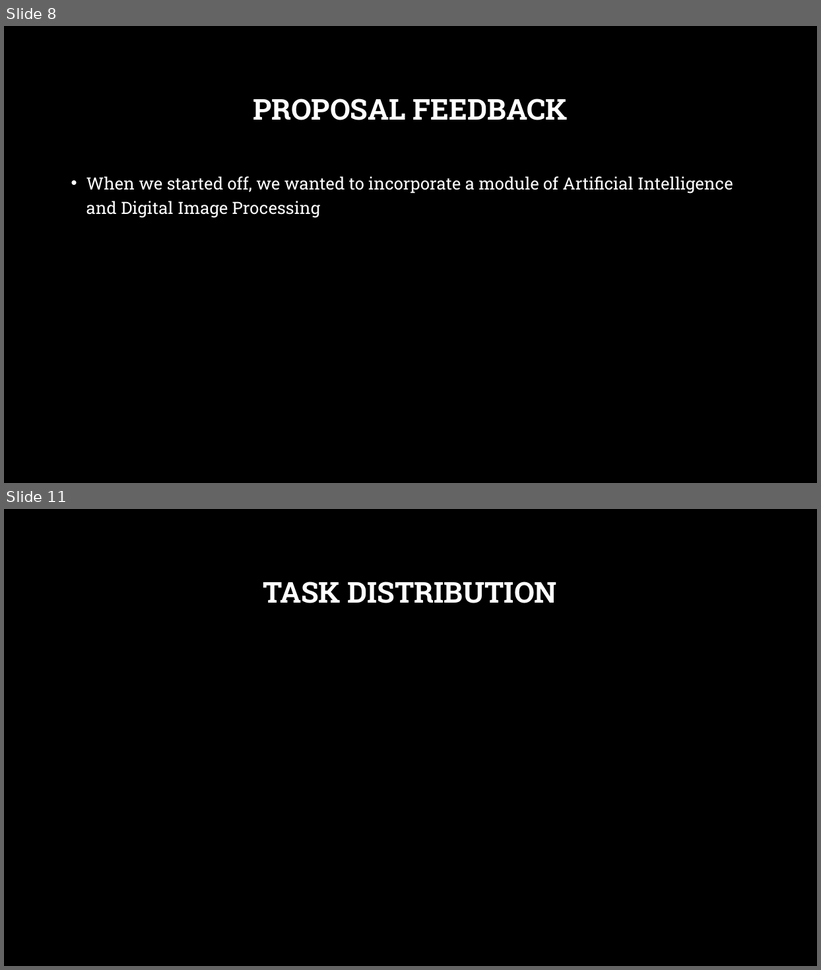
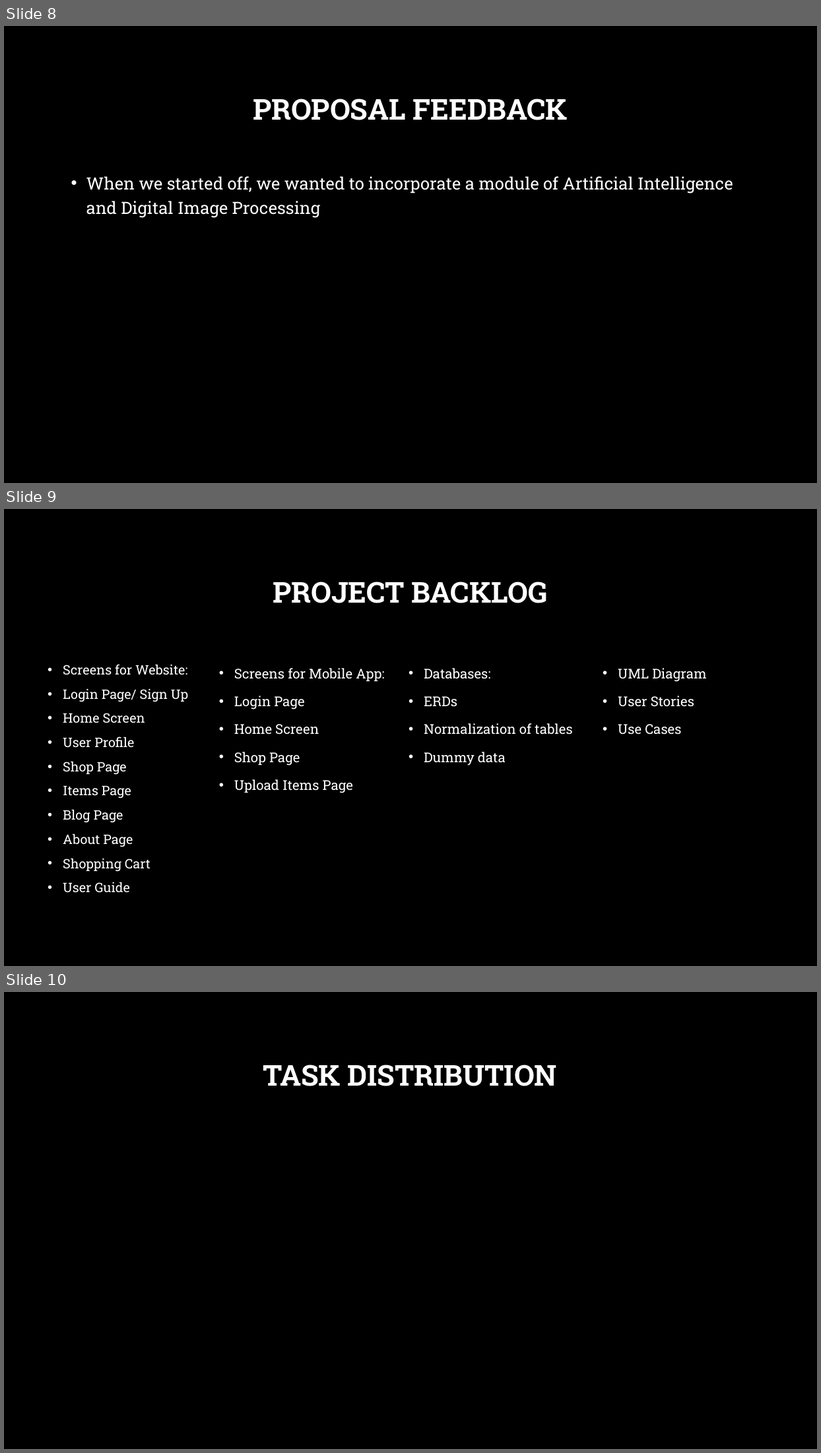
Before and after one commit to aimanahmedmoin1997/FinalYearProject, a slide deck: Kaavish Evaluation I/Evaluation I.pptx. Shown one above the other, each under a label of ours: slides 8 and 11 before the commit, slides 8, 9 and 10 after it; the slides between them are not shown. The pictures are 821x970 and 821x1453 pixels, drawn with LibreOffice and Linux fonts; fonts in the diff are those of the drawing; background and template pictures are left out. Boxes give left, top, right and bottom in pixels: in the first picture for what was removed or moved away, otherwise in the second. Text is boxed around its words. In the diff, an @@ line names an element or a change of style, - is before the commit and + after.

```diff
--- a/Kaavish Evaluation I/Evaluation I.pptx
+++ b/Kaavish Evaluation I/Evaluation I.pptx
@@ slide 9 added at [4, 509, 817, 966], background picture (left out) @@
@@ title added at [273, 582, 547, 603], 34 pt, text #FFFFFF, bold @@
+PROJECT BACKLOG
@@ text added at [63, 664, 188, 893], 15.5 pt, text #FFFFFF @@
+• Screens for Website:
+• Login Page/ Sign Up
+• Home Screen
+• User Profile
+• Shop Page
+• Items Page
+• Blog Page
+• About Page
+• Shopping Cart
+• User Guide
@@ text added at [234, 668, 384, 793], 16 pt, text #FFFFFF @@
+• Screens for Mobile App:
+• Login Page
+• Home Screen
+• Shop Page
+• Upload Items Page
@@ text added at [424, 668, 572, 766], 16 pt, text #FFFFFF @@
+• Databases:
+• ERDs
+• Normalization of tables
+• Dummy data
@@ text added at [618, 668, 707, 735], 16 pt, text #FFFFFF @@
+• UML Diagram
+• User Stories
+• Use Cases
@@ what was slide 11 is now slide 10 @@
```
Also in this commit, not shown: 1 slide changed, 2 slides removed.
